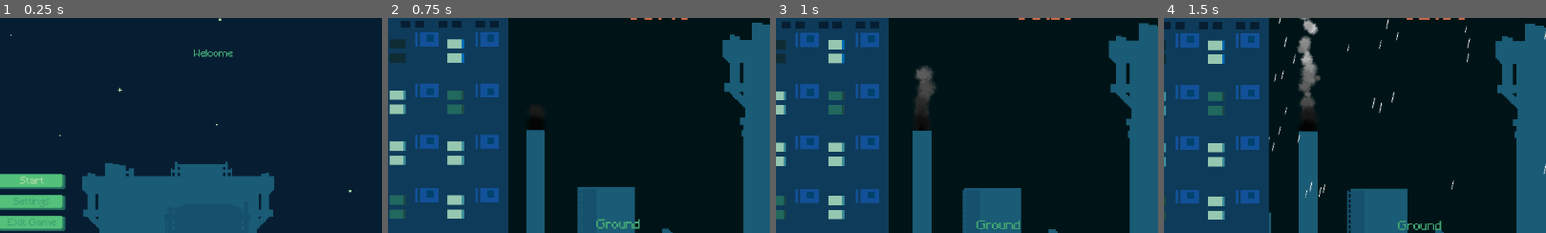
Above: before the commit, frames 1-4 (left to right).
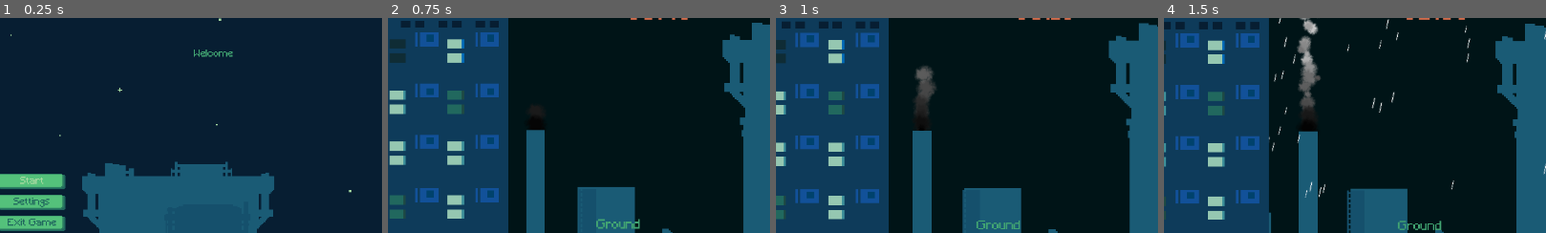
Above: after the commit, the same moments.

Repository: DEVizzent/mermelada-jam-2023
Game: Godot game, scene res://Inicio/StartMenu.tscn
Two runs of this game, one before a commit and one after it. Both use one fixed random seed, a clock stepped at 60 frames per second and the inputs below.
Inputs (mouse positions are % of the whole screen's width and height, from its top left):
- Up to frame 1 (0.25 s): no input
- Up to frame 2 (0.75 s): click "Start" at 0.5 s
- Up to frame 3 (1 s): no input
- Up to frame 4 (1.5 s): move the mouse to (72, 45) at 1.27 s; hold Right (ui_right) from 1.28 s (still down); click (72, 45) at 1.42 s
The pictures show only the part of the screen within x 16-66%, y 8-58%; the shares and areas given below are measured in that part.

The runs differ from the first frame. In frame 1, 0.3% of the frame differs, in the area x 2-15%, y 83-97%; in frame 2, nothing differs; in frame 3, nothing differs; in frame 4, nothing differs.

Commit message:
Improve button readability

Diff:
--- a/Settings/ButtonTheme.tres
+++ b/Settings/ButtonTheme.tres
@@ -5,7 +5,12 @@
 
 [sub_resource type="StyleBoxEmpty" id="StyleBoxEmpty_s3gl5"]
 
-[sub_resource type="StyleBoxEmpty" id="StyleBoxEmpty_6y2kf"]
+[sub_resource type="StyleBoxTexture" id="StyleBoxTexture_acgtw"]
+texture = ExtResource("1_qymm5")
+expand_margin_left = 15.0
+expand_margin_top = 5.0
+expand_margin_right = 15.0
+expand_margin_bottom = 5.0
 
 [sub_resource type="StyleBoxTexture" id="StyleBoxTexture_rh0mv"]
 texture = ExtResource("1_qymm5")
@@ -22,7 +27,8 @@
 expand_margin_bottom = 5.0
 
 [resource]
+Button/colors/font_color = Color(0.129412, 0.407843, 0.368627, 1)
 Button/styles/focus = SubResource("StyleBoxEmpty_s3gl5")
-Button/styles/hover = SubResource("StyleBoxEmpty_6y2kf")
+Button/styles/hover = SubResource("StyleBoxTexture_acgtw")
 Button/styles/normal = SubResource("StyleBoxTexture_rh0mv")
 Button/styles/pressed = SubResource("StyleBoxTexture_rw0a2")
